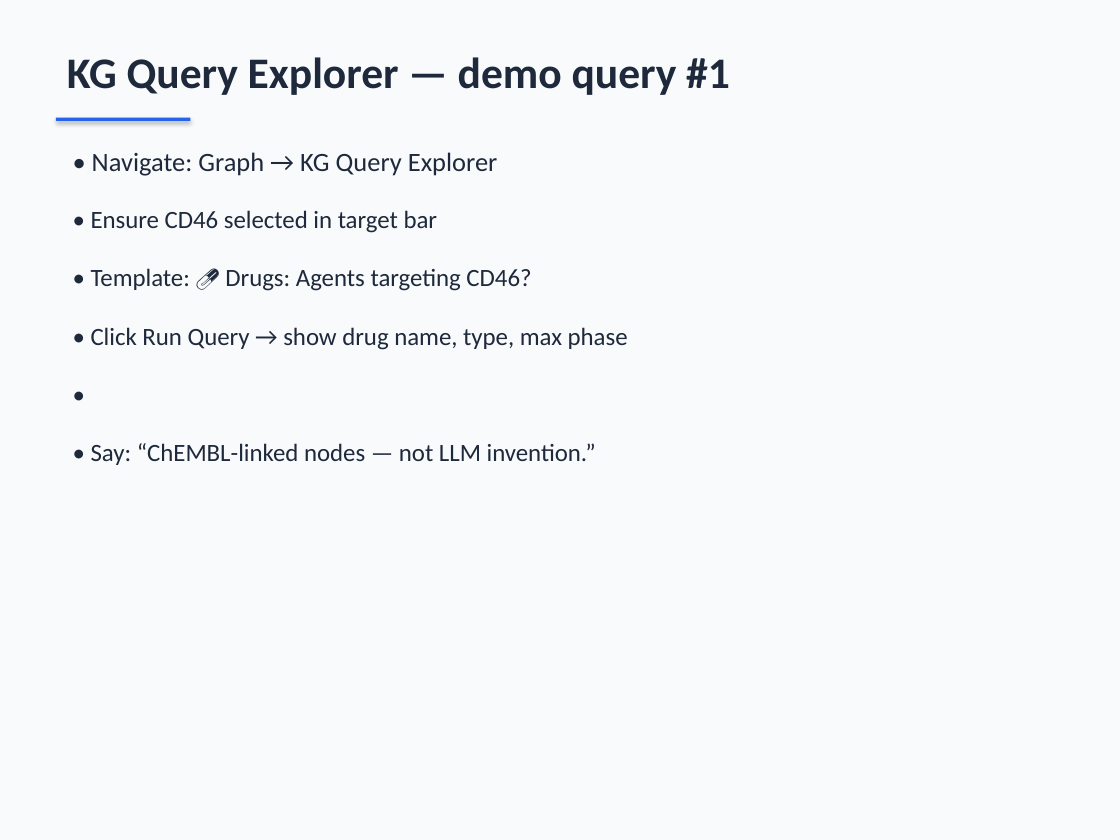
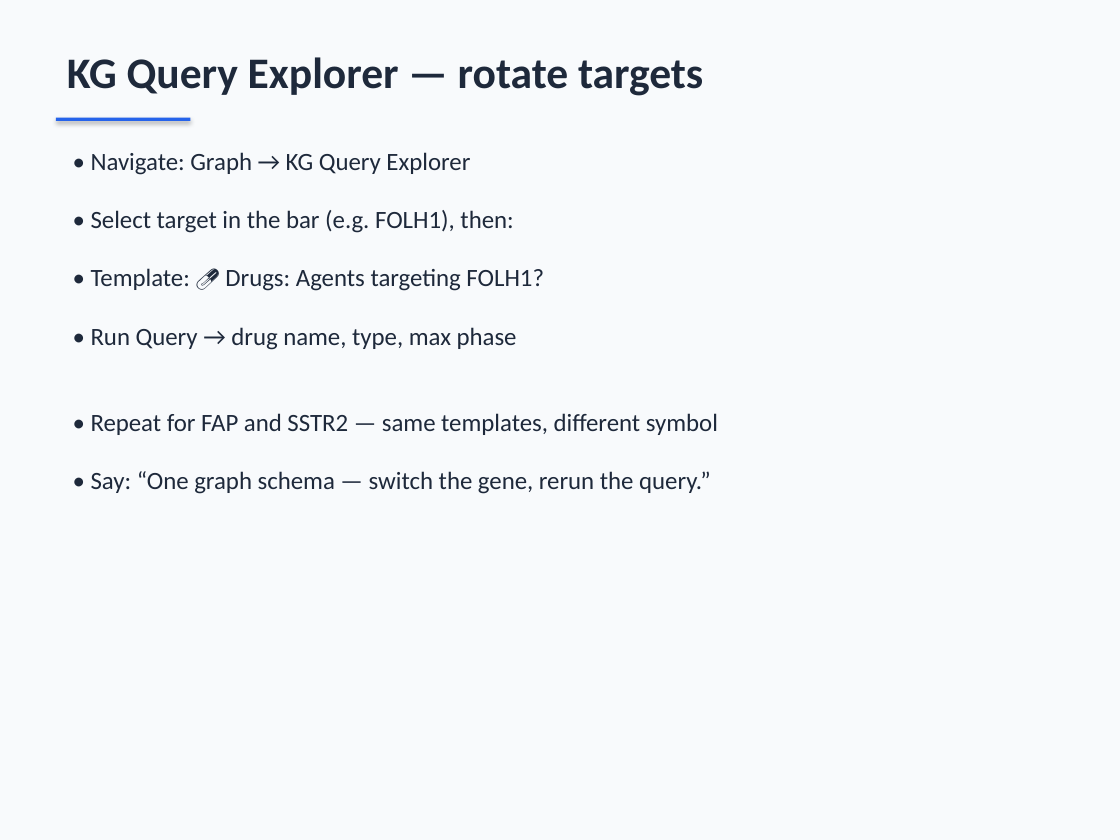
Before and after one commit to eurth/cd46-precision-medicine-platform, a slide deck: slide 9 of reports/OncoBridge_Demo_Presentation.pptx. Drawn at 1120x840 pixels with LibreOffice and Linux fonts; fonts in the diff are those of the drawing. Boxes give left, top, right and bottom in pixels: in the first picture for what was removed or moved away, otherwise in the second. Text is boxed around its words. In the diff, an @@ line names an element or a change of style, - is before the commit and + after.

Commit message:
Rebalance demo docs and PPT for equal five-target positioning.

```diff
--- a/reports/OncoBridge_Demo_Presentation.pptx
+++ b/reports/OncoBridge_Demo_Presentation.pptx
@@ text at [67,57,703,96]: text changed @@
-KG Query Explorer — demo query #1
+KG Query Explorer — rotate targets
@@ text "• Navigate: Graph → KG ..." at [91,152,470,175]: size 17 to 16 pt @@
@@ text at [91,210,513,233]: text changed @@
-• Ensure CD46 selected in target bar
+• Select target in the bar (e.g. FOLH1), then:
@@ text at [91,268,544,291]: text changed @@
-• Template: 💊 Drugs: Agents targeting CD46?
+• Template: 💊 Drugs: Agents targeting FOLH1?
@@ text at [91,327,517,350]: text changed @@
-• Click Run Query → show drug name, type, max phase
+• Run Query → drug name, type, max phase
@@ text at [91,413,718,435]: text changed @@
-•
+• Repeat for FAP and SSTR2 — same templates, different symbol
@@ text at [91,471,711,494]: text changed @@
-• Say: “ChEMBL-linked nodes — not LLM invention.”
+• Say: “One graph schema — switch the gene, rerun the query.”
```
Also in this commit, not shown: 11 other slides changed, 1 slide added, 1 slide removed, 5 other files.
